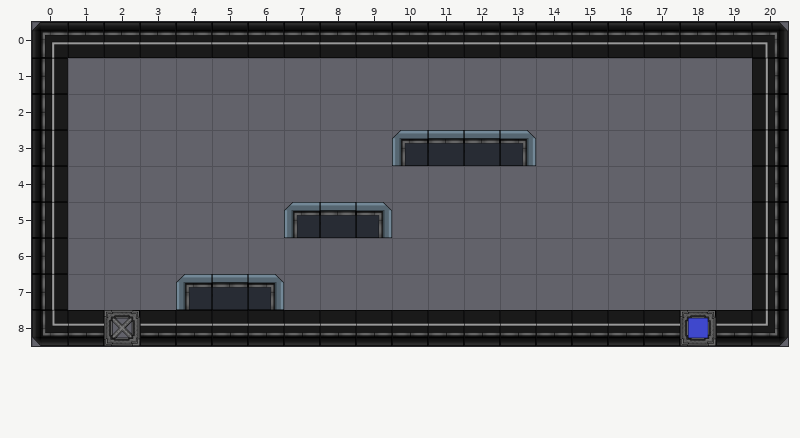
Level history. Tiled map (JSON): Game/res/levels/LevelTest.json. The first picture shows the starting point.
Cells are 256x256 px. Shown: x 0..20, y 0..8.
After the commit:
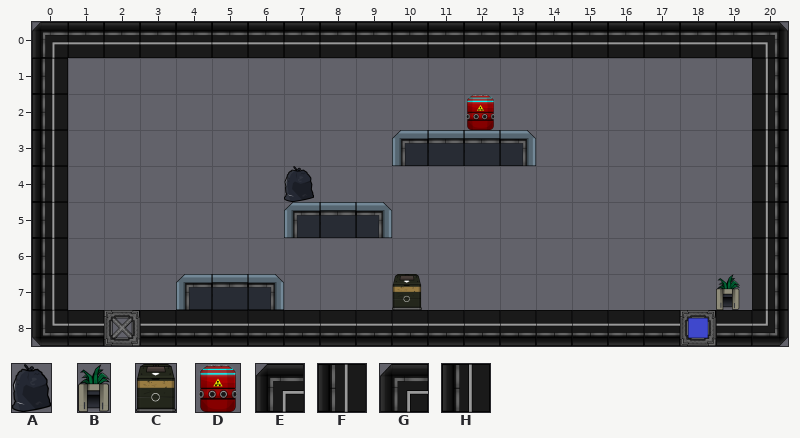
Key: from "Decorative": A 1 "Garbage-Bag-1", B 5 "Plant-Interior-Small", C 6 "Trash-Bin-Street", D 8 "Barrel-Explosive"; from "FloorsAndWalls": E 4 turned 180 "Curve.BottomRight", F 13 turned 180 "Ground.Right", G 45 "Curve.TopLeft", H 52 "Ground.Left".
_ is an empty cell.
Difference:
Layer "Static":
y 0: x 0 E -> G
y 1: x 0 F -> H
y 2: x 0 F -> H; x 12 _ -> D
y 3: x 0 F -> H
y 4: x 0 F -> H; x 7 _ -> A
y 5..6: x 0 F -> H
y 7: x 0 F -> H; x 10 _ -> C; x 19 _ -> B
Pixel boxes of the changes (left, top, right, bottom) in both pictures:
changed: (32, 22, 68, 310)
added: (466, 94, 495, 130)
added: (284, 166, 314, 202)
added: (392, 274, 422, 310)
added: (716, 274, 740, 310)
